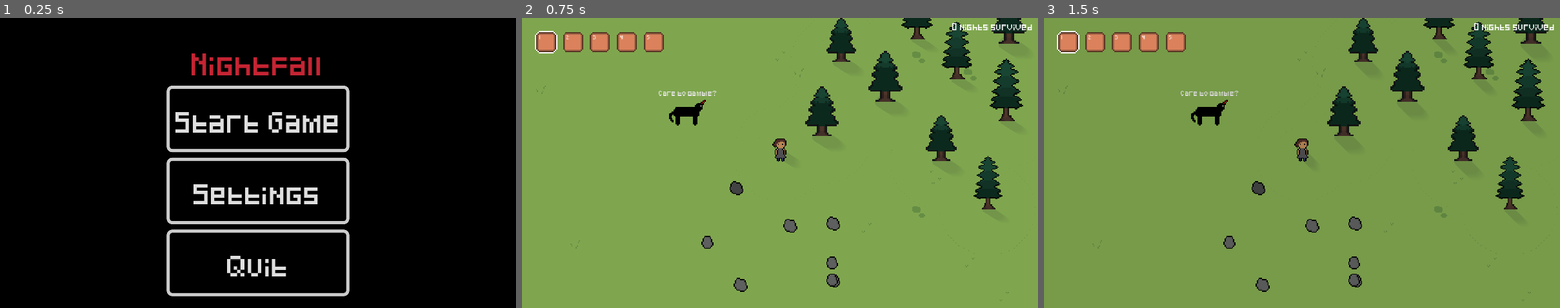
Above: before the commit, frames 1-3 (left to right).
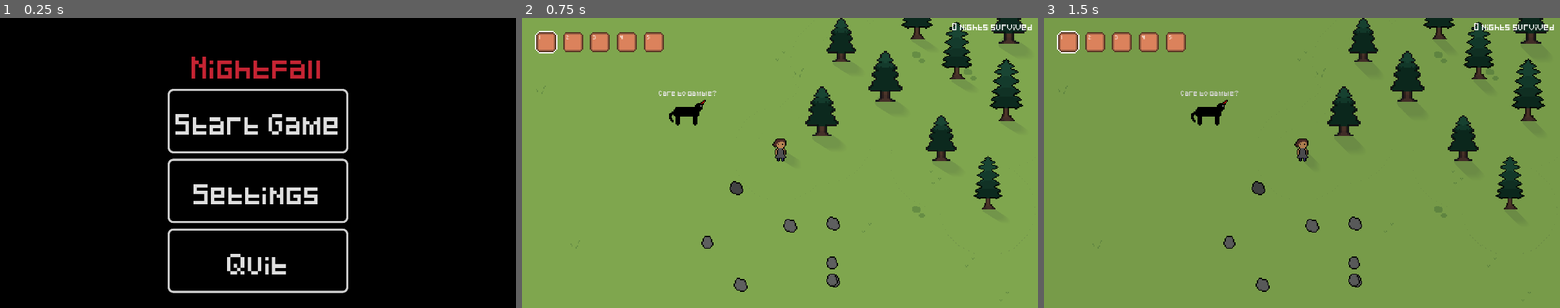
Above: after the commit, the same moments.

Repository: StormLight14/nightfall-mirror
Game: Godot game, scene res://ui/menus/main/main_menu.tscn
The game is run twice, just before and just after one commit, with the same random seed, the same clock (stepped at 60 frames per second) and the same inputs.
Inputs:
- Up to frame 1 (0.25 s): no input
- Up to frame 2 (0.75 s): click "Start Game" at 0.5 s
- Up to frame 3 (1.5 s): click "1" at 1.25 s

The runs differ from the first frame. In frame 1, 4.9% of the frame differs, in the area x 32-68%, y 12-96%; in frame 2, nothing differs; in frame 3, nothing differs.

Commit message:
make button borders smaller

Diff:
--- a/ui/buttons/hover_button.tres
+++ b/ui/buttons/hover_button.tres
@@ -2,10 +2,10 @@
 
 [resource]
 bg_color = Color(0.103744, 0.103744, 0.103744, 1)
-border_width_left = 3
-border_width_top = 3
-border_width_right = 3
-border_width_bottom = 3
+border_width_left = 2
+border_width_top = 2
+border_width_right = 2
+border_width_bottom = 2
 border_color = Color(0.838897, 0.838897, 0.838897, 1)
 corner_radius_top_left = 5
 corner_radius_top_right = 5
--- a/ui/buttons/normal_button.tres
+++ b/ui/buttons/normal_button.tres
@@ -2,10 +2,10 @@
 
 [resource]
 bg_color = Color(0, 0, 0, 1)
-border_width_left = 3
-border_width_top = 3
-border_width_right = 3
-border_width_bottom = 3
+border_width_left = 2
+border_width_top = 2
+border_width_right = 2
+border_width_bottom = 2
 corner_radius_top_left = 5
 corner_radius_top_right = 5
 corner_radius_bottom_right = 5
